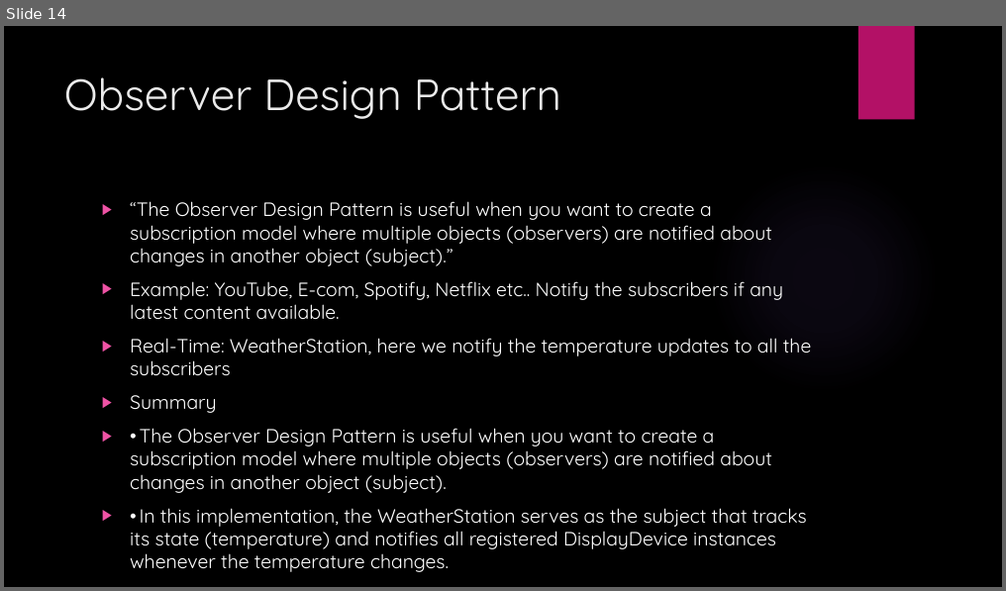
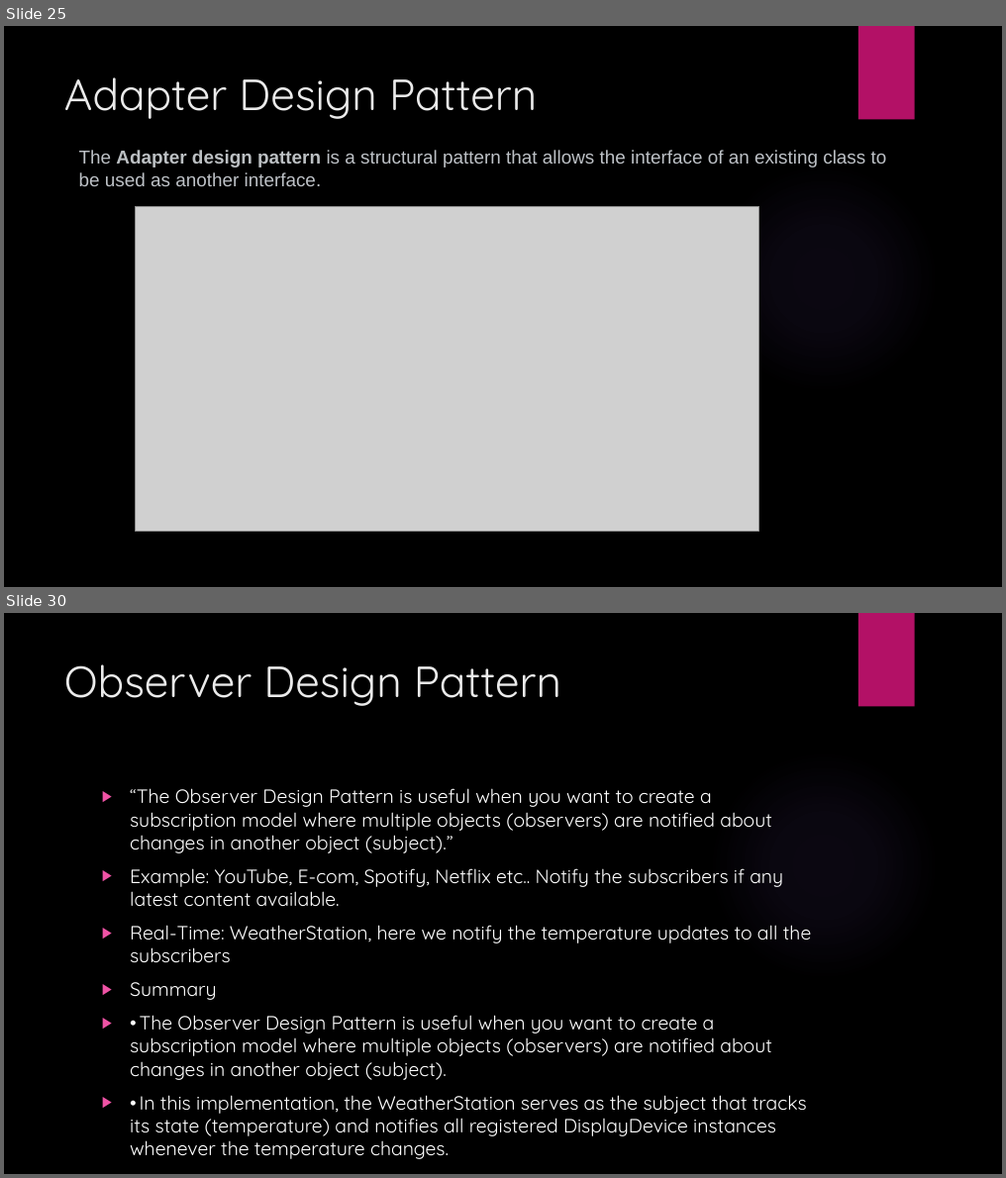
Before and after one commit to coderameen/Software-Architecture-and-Design-Patterns-in-Python-and-StarUML-Tool, a slide deck: Software Design Patterns PPT.pptx. Shown one above the other, each under a label of ours: slide 14 before the commit, slides 25 and 30 after it; the slides between them are not shown. The pictures are 1006x591 and 1006x1178 pixels, drawn with LibreOffice and Linux fonts; fonts in the diff are those of the drawing; grey boxes stand for pictures; background and template pictures are left out. Boxes give left, top, right and bottom in pixels: in the first picture for what was removed or moved away, otherwise in the second. Text is boxed around its words. In the diff, an @@ line names an element or a change of style, - is before the commit and + after.

Commit message:
added Design pattern PPT

```diff
--- a/Software Design Patterns PPT.pptx
+++ b/Software Design Patterns PPT.pptx
@@ slide 25 added at (x1=4, y1=26, x2=1002, y2=587), background picture (left out); not listed: 2 template elements that a slide beside it also shows @@
@@ title added at (x1=64, y1=77, x2=537, y2=119), 42 pt, text #EBEBEB @@
+Adapter Design Pattern
@@ text added at (x1=79, y1=150, x2=887, y2=186), 18 pt, text #BDC1C6 @@
+The Adapter design pattern is a structural pattern that allows the interface of an existing class to be used as another interface.
@@ picture added at (x1=135, y1=206, x2=758, y2=531) @@
@@ what was slide 14 is now slide 30 @@
```
Also in this commit, not shown: 6 slides changed, 15 other slides added.
